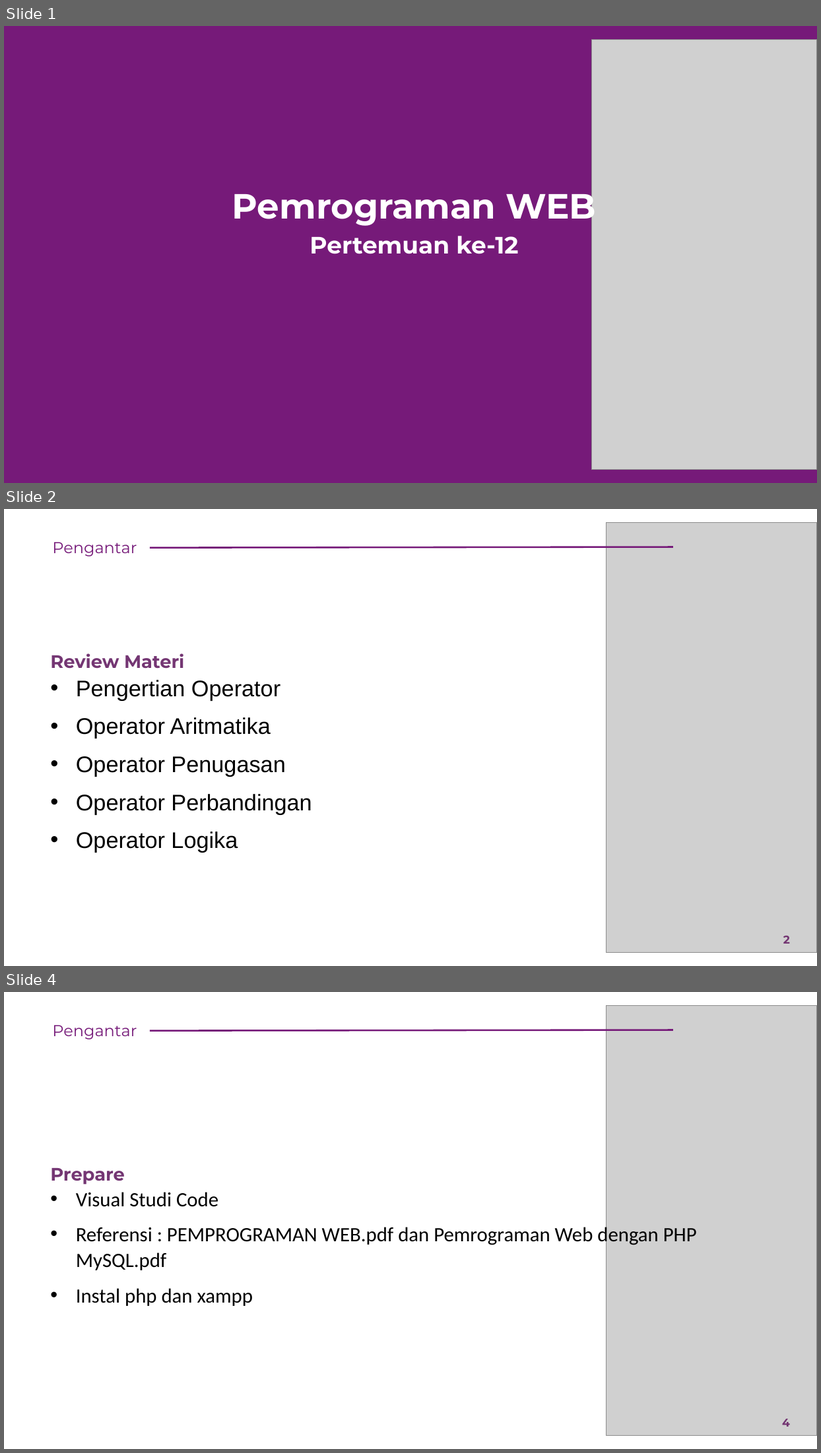
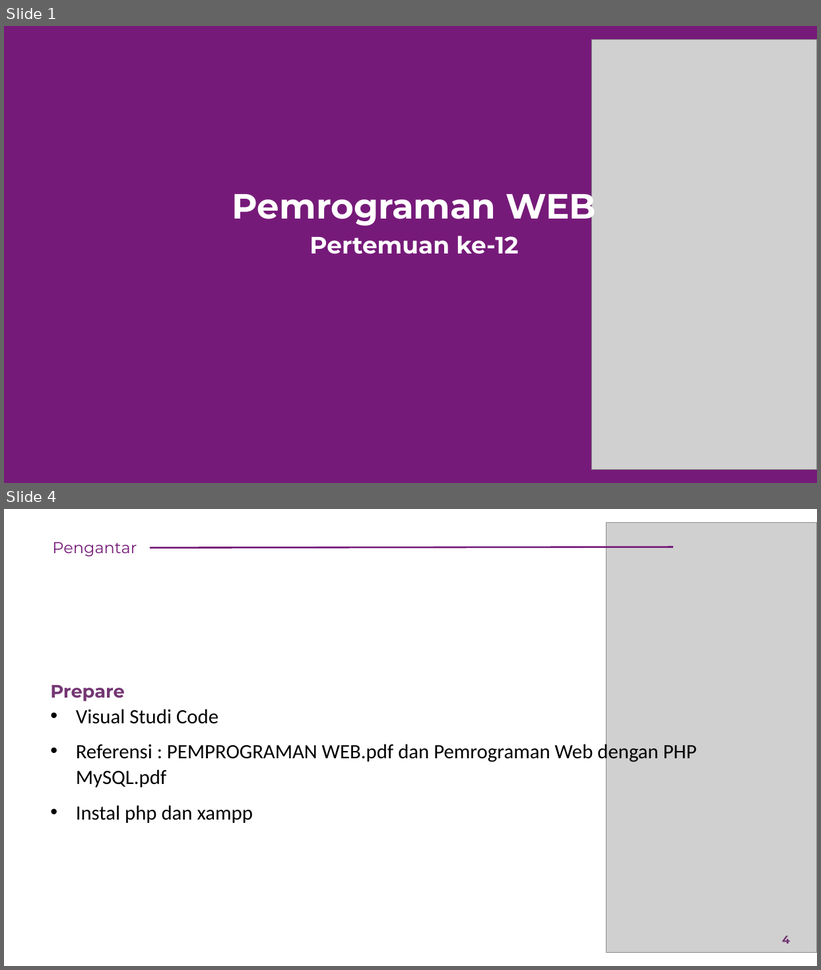
Before and after one commit to rikialdi/pemprograman-web-2022, a slide deck: Materi/Pertemuan - 12.pptx. Shown one above the other, each under a label of ours: slides 1, 2 and 4 before the commit, slides 1 and 4 after it; the slides between them are not shown. The pictures are 821x1453 and 821x970 pixels, drawn with LibreOffice and Linux fonts; fonts in the diff are those of the drawing; grey boxes stand for pictures. Boxes give left, top, right and bottom in pixels: in the first picture for what was removed or moved away, otherwise in the second. Text is boxed around its words. In the diff, an @@ line names an element or a change of style, - is before the commit and + after.

Commit message:
materi

```diff
--- a/Materi/Pertemuan - 12.pptx
+++ b/Materi/Pertemuan - 12.pptx
@@ slide 2 removed at bbox=[4, 509, 817, 966], background #FFFFFF @@
@@ picture removed at bbox=[607, 523, 817, 953] @@
@@ text removed at bbox=[52, 542, 137, 557] @@
-Pengantar
@@ line removed from (673, 547) to (150, 548) @@
@@ text removed at bbox=[50, 654, 312, 853] @@
-Review Materi
-• Pengertian Operator
-• Operator Aritmatika
-• Operator Penugasan
-• Operator Perbandingan
-• Operator Logika
@@ page number removed at bbox=[783, 936, 790, 944] @@
-2
```
Also in this commit, not shown: 2 slides changed, 7 slides added, 7 other slides removed, 41 other files.
